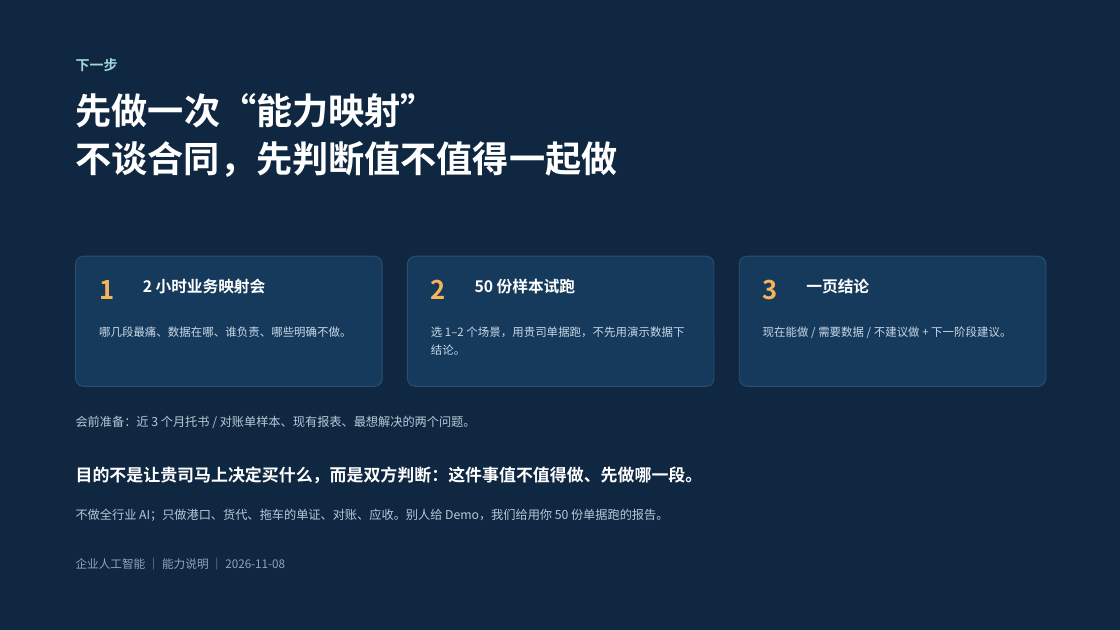
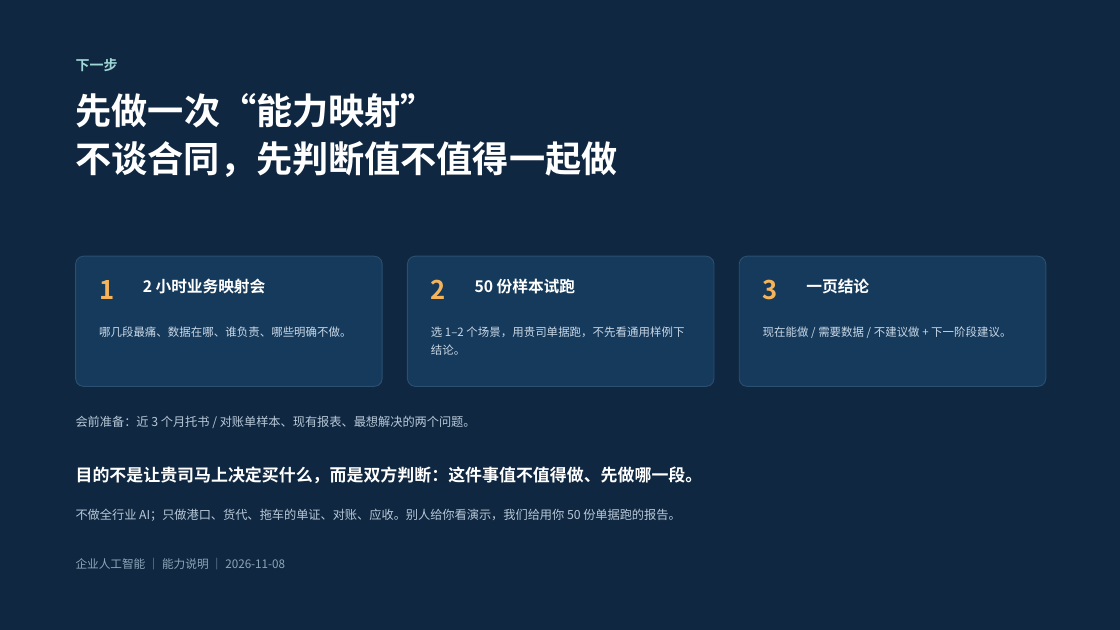
Before and after one commit to roma007/Enterprise-AI, a slide deck: slide 18 of 会客包/reports/客户老板版_系统能力介绍_2026-11-08.pptx. Drawn at 1120x630 pixels with LibreOffice and Linux fonts; fonts in the diff are those of the drawing. Boxes give left, top, right and bottom in pixels: in the first picture for what was removed or moved away, otherwise in the second. Text is boxed around its words. In the diff, an @@ line names an element or a change of style, - is before the commit and + after.

Commit message:
fix(copilot): 客户版 PPT 去工程术语并统一演示口径
图无影响：仅客户版 PPT 措辞、演示界面文案与截图，不改功能与节点状态。

```diff
--- a/会客包/reports/客户老板版_系统能力介绍_2026-11-08.pptx
+++ b/会客包/reports/客户老板版_系统能力介绍_2026-11-08.pptx
@@ text at <box>431,326,684,355</box>: text changed @@
-选 1–2 个场景，用贵司单据跑，不先用演示数据下结论。
+选 1–2 个场景，用贵司单据跑，不先看通用样例下结论。
@@ text at <box>76,508,680,521</box>: text changed @@
-不做全行业 AI；只做港口、货代、拖车的单证、对账、应收。别人给 Demo，我们给用你 50 份单据跑的报告。
+不做全行业 AI；只做港口、货代、拖车的单证、对账、应收。别人给你看演示，我们给用你 50 份单据跑的报告。
```
Also in this commit, not shown: 17 other slides changed, 47 other files.
